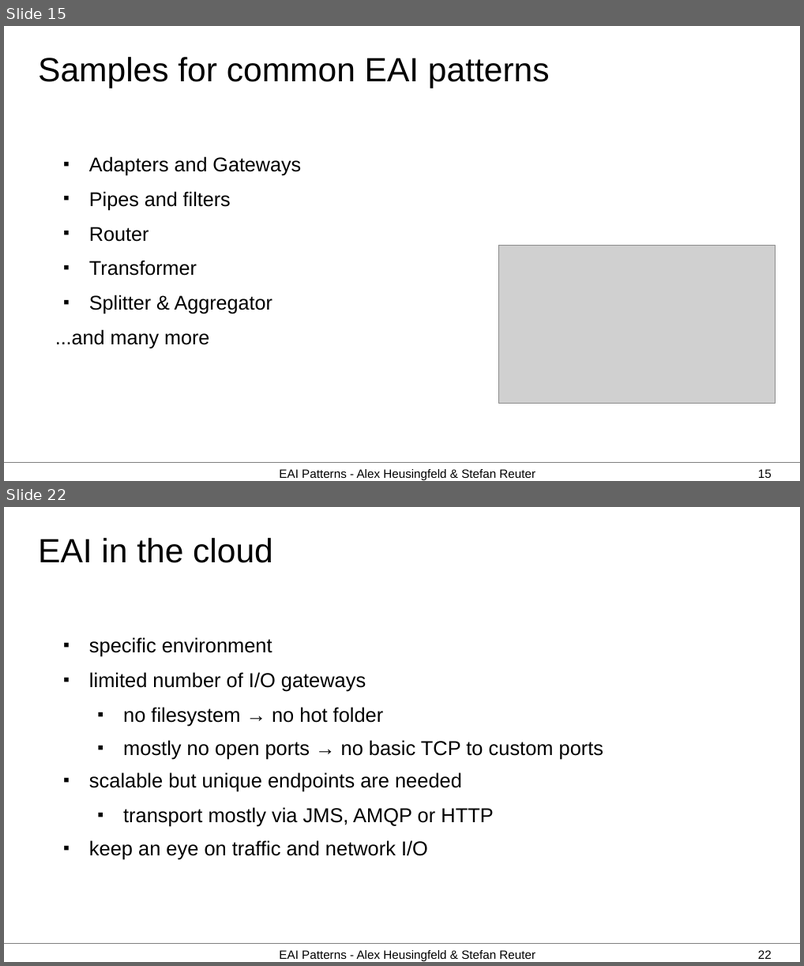
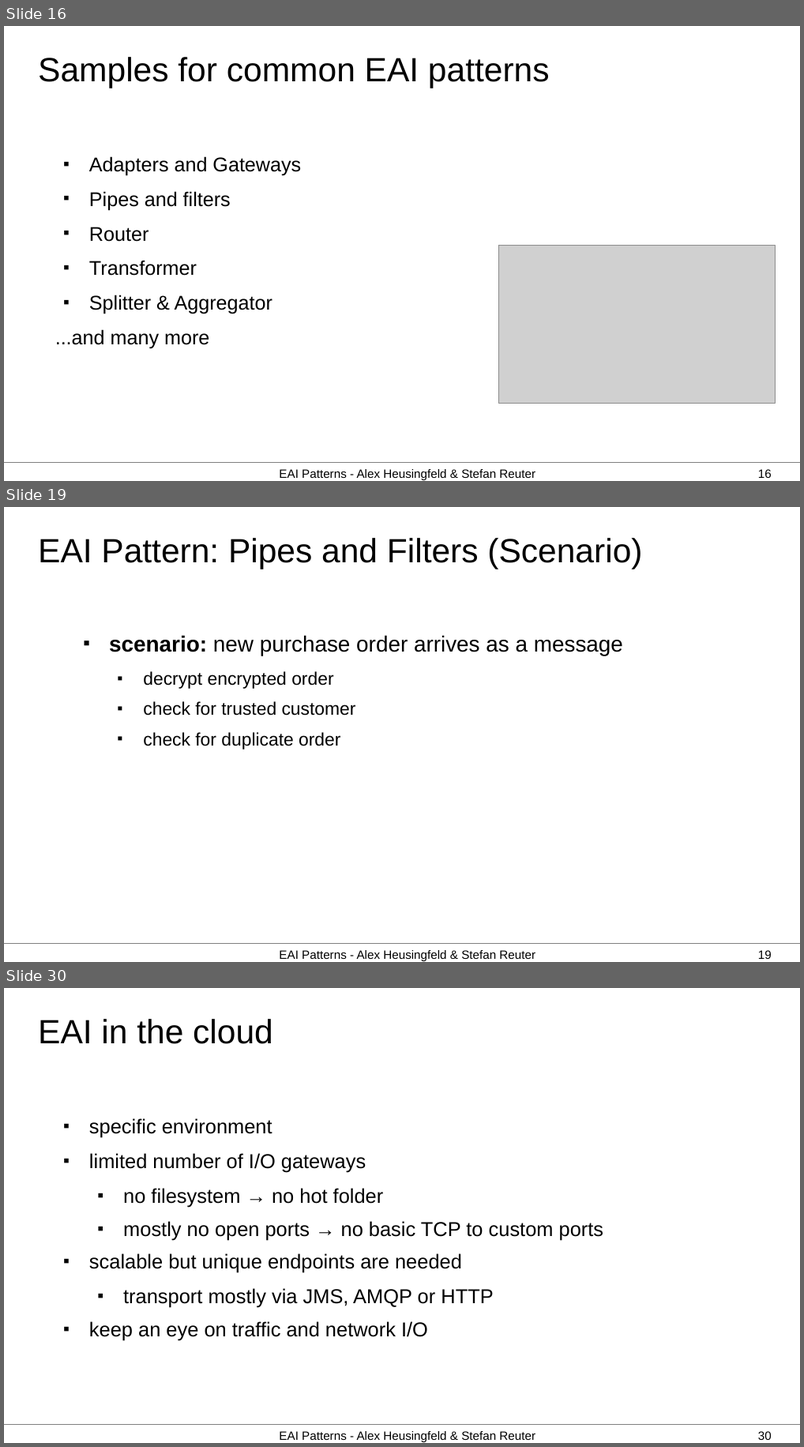
Before and after one commit to aheusingfeld/javaone2012, a slide deck: slides/eai-slides.odp. Shown one above the other, each under a label of ours: slides 15 and 22 before the commit, slides 16, 19 and 30 after it; the slides between them are not shown. The pictures are 804x966 and 804x1447 pixels, drawn with LibreOffice and Linux fonts; fonts in the diff are those of the drawing; grey boxes stand for pictures. Boxes give left, top, right and bottom in pixels: in the first picture for what was removed or moved away, otherwise in the second. Text is boxed around its words. In the diff, an @@ line names an element or a change of style, - is before the commit and + after.

```diff
--- a/slides/eai-slides.odp
+++ b/slides/eai-slides.odp
@@ slide 19 added at [4,507,800,962], background #FFFFFF; not listed: 1 template element that a slide beside it also shows @@
@@ title added at [38,538,642,569], 33.5 pt, text #000000 @@
+EAI Pattern: Pipes and Filters (Scenario)
@@ text added at [109,635,623,750], 18 pt, text #000000 @@
+■ scenario: new purchase order arrives as a message
+  ■ decrypt encrypted order
+  ■ check for trusted customer
+  ■ check for duplicate order
@@ text added at [279,950,536,961], 12 pt, text #000000 @@
+EAI Patterns - Alex Heusingfeld & Stefan Reuter
@@ page number added at [758,950,772,959], 12 pt, text #000000 @@
+19
@@ what was slide 15 is now slide 16 @@
@@ what was slide 22 is now slide 30 @@
@@ page number at [758,1431,772,1440]: text changed @@
-22
+30
```
Also in this commit, not shown: 9 slides changed, 7 other slides added.
